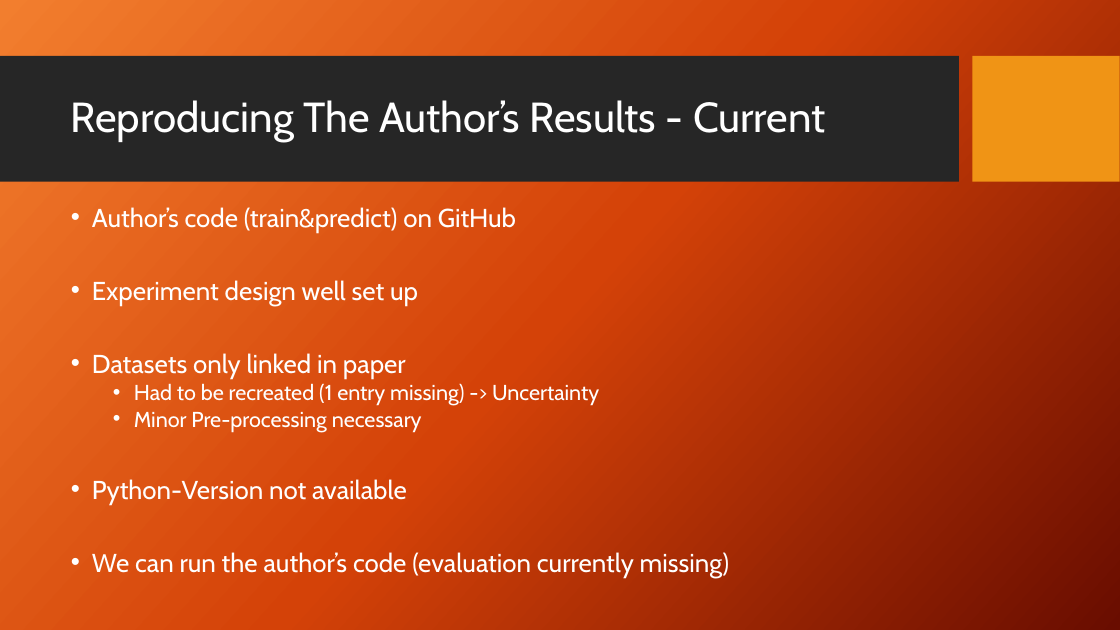
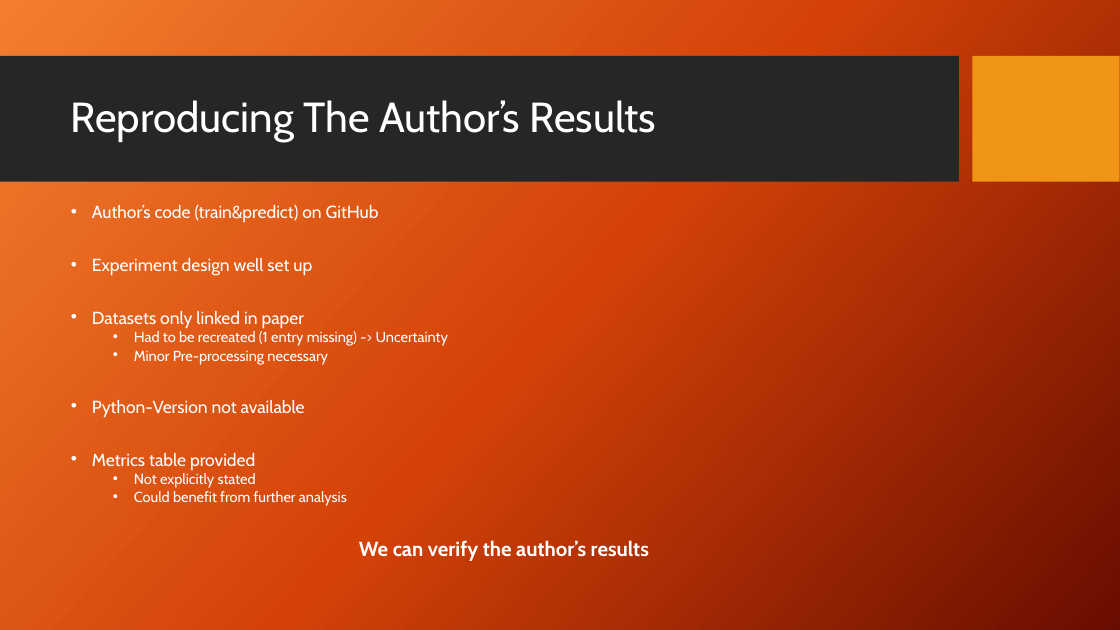
Before and after one commit to mazinator/expdes-assignment-2-group-24B, a slide deck: slide 3 of Presentation.pptx. Drawn at 1120x630 pixels with LibreOffice and Linux fonts; fonts in the diff are those of the drawing; background and template pictures are left out. Boxes give left, top, right and bottom in pixels: in the first picture for what was removed or moved away, otherwise in the second. Text is boxed around its words. In the diff, an @@ line names an element or a change of style, - is before the commit and + after.

Commit message:
Add p

```diff
--- a/Presentation.pptx
+++ b/Presentation.pptx
@@ title at [71,100,657,142]: text changed @@
-Reproducing The Author’s Results - Current
+Reproducing The Author’s Results
@@ text at [92,205,448,417]: size 22.2 to 15 pt in "Author’s code (train&predict) on GitHub", "Experiment design well set up", "Datasets only linked in paper", "Python-Version not available"; size 18.5 to 12.5 pt in "Had to be recreated (1 entry missing) ...", "Minor Pre-processing necessary"; line spacing 0.8 to 0.7 @@
@@ text at [92,453,649,561]: text changed; size 22.2 to 12.5 pt @@
-• We can run the author’s code (evaluation currently missing)
+• Metrics table provided
+  • Not explicitly stated
+  • Could benefit from further analysis
+We can verify the author’s results
```
Also in this commit, not shown: 1 slide removed.
